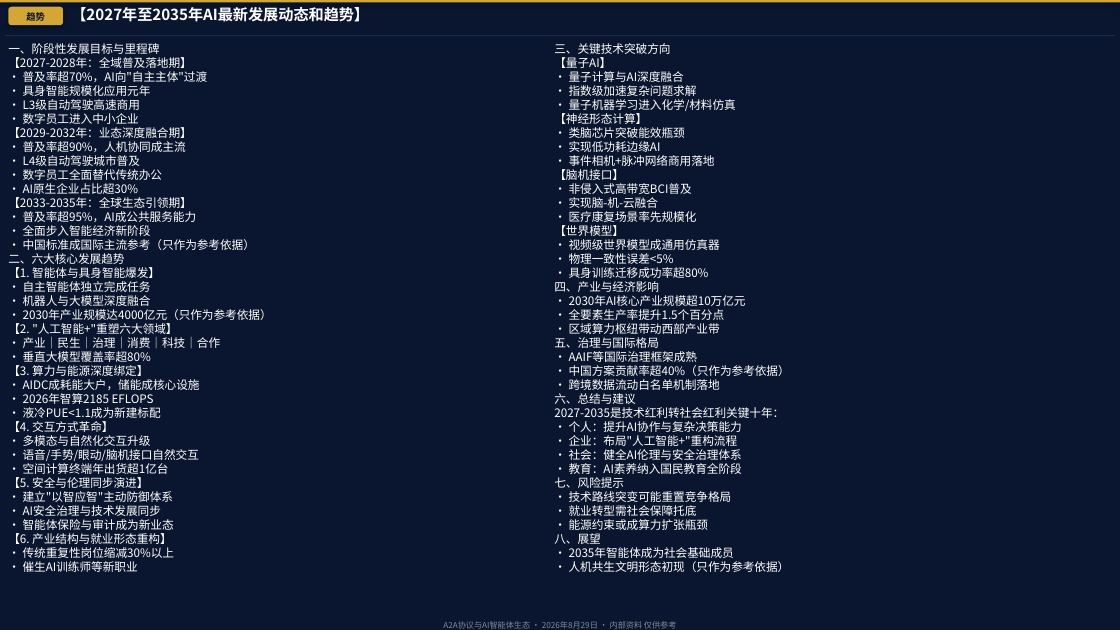
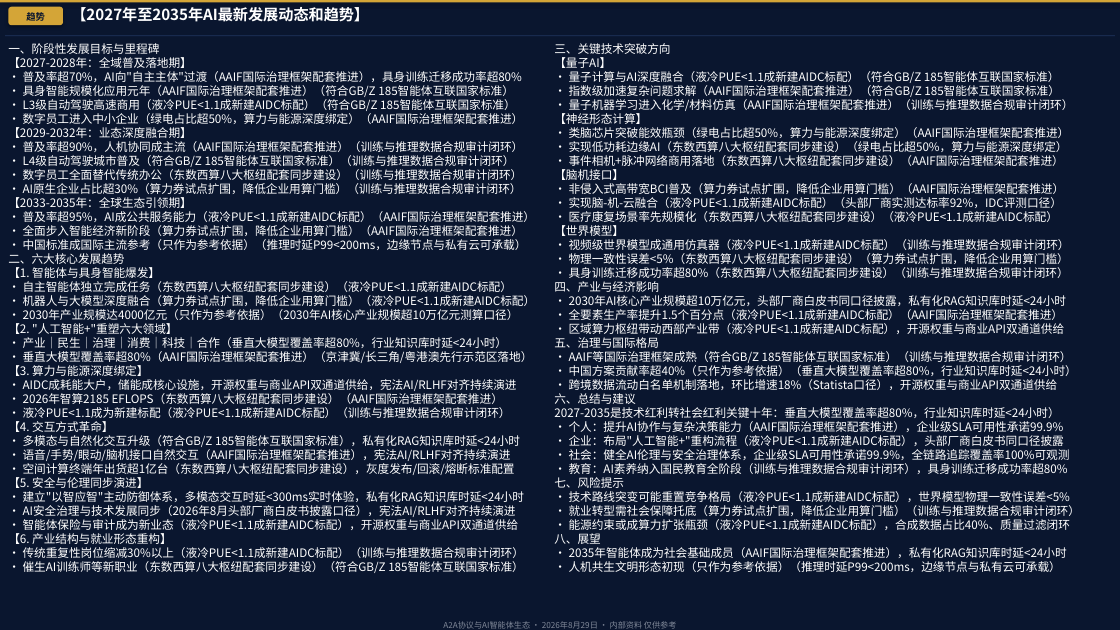
Before and after one commit to Hxdmou/Robot, a slide deck: slide 37 of A2A协议2.0_AI智能体演进路线图_2026_V52_无水印版.pptx. Drawn at 1120x630 pixels with LibreOffice and Linux fonts; fonts in the diff are those of the drawing. Boxes give left, top, right and bottom in pixels: in the first picture for what was removed or moved away, otherwise in the second. Text is boxed around its words. In the diff, an @@ line names an element or a change of style, - is before the commit and + after.

```diff
--- a/A2A协议2.0_AI智能体演进路线图_2026_V52_无水印版.pptx
+++ b/A2A协议2.0_AI智能体演进路线图_2026_V52_无水印版.pptx
@@ text at (x1=23, y1=71, x2=524, y2=124): text changed @@
-• 普及率超70%，AI向"自主主体"过渡
-• 具身智能规模化应用元年
-• L3级自动驾驶高速商用
-• 数字员工进入中小企业
+• 普及率超70%，AI向"自主主体"过渡（AAIF国际治理框架配套推进），具身训练迁移成功率超80%
+• 具身智能规模化应用元年（AAIF国际治理框架配套推进）（符合GB/Z 185智能体互联国家标准）
+• L3级自动驾驶高速商用（液冷PUE<1.1成新建AIDC标配）（符合GB/Z 185智能体互联国家标准）
+• 数字员工进入中小企业（绿电占比超50%，算力与能源深度绑定）（AAIF国际治理框架配套推进）
@@ text at (x1=569, y1=71, x2=1074, y2=111): text changed @@
-• 量子计算与AI深度融合
-• 指数级加速复杂问题求解
-• 量子机器学习进入化学/材料仿真
+• 量子计算与AI深度融合（液冷PUE<1.1成新建AIDC标配）（符合GB/Z 185智能体互联国家标准）
+• 指数级加速复杂问题求解（AAIF国际治理框架配套推进）（符合GB/Z 185智能体互联国家标准）
+• 量子机器学习进入化学/材料仿真（AAIF国际治理框架配套推进）（训练与推理数据合规审计闭环）
@@ text at (x1=23, y1=141, x2=524, y2=194): text changed @@
-• 普及率超90%，人机协同成主流
-• L4级自动驾驶城市普及
-• 数字员工全面替代传统办公
-• AI原生企业占比超30%
+• 普及率超90%，人机协同成主流（AAIF国际治理框架配套推进）（训练与推理数据合规审计闭环）
+• L4级自动驾驶城市普及（符合GB/Z 185智能体互联国家标准）（训练与推理数据合规审计闭环）
+• 数字员工全面替代传统办公（东数西算八大枢纽配套同步建设）（训练与推理数据合规审计闭环）
+• AI原生企业占比超30%（算力券试点扩围，降低企业用算门槛）（训练与推理数据合规审计闭环）
@@ text at (x1=569, y1=127, x2=1070, y2=166): text changed @@
-• 类脑芯片突破能效瓶颈
-• 实现低功耗边缘AI
-• 事件相机+脉冲网络商用落地
+• 类脑芯片突破能效瓶颈（绿电占比超50%，算力与能源深度绑定）（AAIF国际治理框架配套推进）
+• 实现低功耗边缘AI（东数西算八大枢纽配套同步建设）（绿电占比超50%，算力与能源深度绑定）
+• 事件相机+脉冲网络商用落地（东数西算八大枢纽配套同步建设）（AAIF国际治理框架配套推进）
@@ text at (x1=569, y1=183, x2=1065, y2=222): text changed @@
-• 非侵入式高带宽BCI普及
-• 实现脑-机-云融合
-• 医疗康复场景率先规模化
+• 非侵入式高带宽BCI普及（算力券试点扩围，降低企业用算门槛）（AAIF国际治理框架配套推进）
+• 实现脑-机-云融合（液冷PUE<1.1成新建AIDC标配）（头部厂商实测达标率92%，IDC评测口径）
+• 医疗康复场景率先规模化（东数西算八大枢纽配套同步建设）（液冷PUE<1.1成新建AIDC标配）
@@ text at (x1=23, y1=211, x2=535, y2=250): text changed @@
-• 普及率超95%，AI成公共服务能力
-• 全面步入智能经济新阶段
-• 中国标准成国际主流参考（只作为参考依据）
+• 普及率超95%，AI成公共服务能力（液冷PUE<1.1成新建AIDC标配）（AAIF国际治理框架配套推进）
+• 全面步入智能经济新阶段（算力券试点扩围，降低企业用算门槛）（AAIF国际治理框架配套推进）
+• 中国标准成国际主流参考（只作为参考依据）（推理时延P99<200ms，边缘节点与私有云可承载）
@@ text at (x1=569, y1=239, x2=1070, y2=278): text changed @@
-• 视频级世界模型成通用仿真器
-• 物理一致性误差<5%
-• 具身训练迁移成功率超80%
+• 视频级世界模型成通用仿真器（液冷PUE<1.1成新建AIDC标配）（训练与推理数据合规审计闭环）
+• 物理一致性误差<5%（东数西算八大枢纽配套同步建设）（算力券试点扩围，降低企业用算门槛）
+• 具身训练迁移成功率超80%（东数西算八大枢纽配套同步建设）（训练与推理数据合规审计闭环）
@@ text at (x1=23, y1=281, x2=536, y2=320): text changed @@
-• 自主智能体独立完成任务
-• 机器人与大模型深度融合
-• 2030年产业规模达4000亿元（只作为参考依据）
+• 自主智能体独立完成任务（东数西算八大枢纽配套同步建设）（液冷PUE<1.1成新建AIDC标配）
+• 机器人与大模型深度融合（算力券试点扩围，降低企业用算门槛）（液冷PUE<1.1成新建AIDC标配）
+• 2030年产业规模达4000亿元（只作为参考依据）（2030年AI核心产业规模超10万亿元测算口径）
@@ text at (x1=569, y1=295, x2=1067, y2=334): text changed @@
-• 2030年AI核心产业规模超10万亿元
-• 全要素生产率提升1.5个百分点
-• 区域算力枢纽带动西部产业带
+• 2030年AI核心产业规模超10万亿元，头部厂商白皮书同口径披露，私有化RAG知识库时延<24小时
+• 全要素生产率提升1.5个百分点（液冷PUE<1.1成新建AIDC标配）（AAIF国际治理框架配套推进）
+• 区域算力枢纽带动西部产业带（液冷PUE<1.1成新建AIDC标配），开源权重与商业API双通道供给
@@ text at (x1=23, y1=337, x2=533, y2=363): text changed @@
-• 产业｜民生｜治理｜消费｜科技｜合作
-• 垂直大模型覆盖率超80%
+• 产业｜民生｜治理｜消费｜科技｜合作（垂直大模型覆盖率超80%，行业知识库时延<24小时）
+• 垂直大模型覆盖率超80%（AAIF国际治理框架配套推进）（京津冀/长三角/粤港澳先行示范区落地）
@@ text at (x1=569, y1=351, x2=1077, y2=390): text changed @@
-• AAIF等国际治理框架成熟
-• 中国方案贡献率超40%（只作为参考依据）
-• 跨境数据流动白名单机制落地
+• AAIF等国际治理框架成熟（符合GB/Z 185智能体互联国家标准）（训练与推理数据合规审计闭环）
+• 中国方案贡献率超40%（只作为参考依据）（垂直大模型覆盖率超80%，行业知识库时延<24小时）
+• 跨境数据流动白名单机制落地，环比增速18%（Statista口径），开源权重与商业API双通道供给
@@ text at (x1=23, y1=379, x2=517, y2=418): text changed @@
-• AIDC成耗能大户，储能成核心设施
-• 2026年智算2185 EFLOPS
-• 液冷PUE<1.1成为新建标配
+• AIDC成耗能大户，储能成核心设施，开源权重与商业API双通道供给，宪法AI/RLHF对齐持续演进
+• 2026年智算2185 EFLOPS（东数西算八大枢纽配套同步建设）（AAIF国际治理框架配套推进）
+• 液冷PUE<1.1成为新建标配（液冷PUE<1.1成新建AIDC标配）（训练与推理数据合规审计闭环）
@@ text at (x1=554, y1=407, x2=1070, y2=474): text changed @@
-2027-2035是技术红利转社会红利关键十年：
-• 个人：提升AI协作与复杂决策能力
-• 企业：布局"人工智能+"重构流程
-• 社会：健全AI伦理与安全治理体系
-• 教育：AI素养纳入国民教育全阶段
+2027-2035是技术红利转社会红利关键十年：垂直大模型覆盖率超80%，行业知识库时延<24小时）
+• 个人：提升AI协作与复杂决策能力（AAIF国际治理框架配套推进），企业级SLA可用性承诺99.9%
+• 企业：布局"人工智能+"重构流程（液冷PUE<1.1成新建AIDC标配），头部厂商白皮书同口径披露
+• 社会：健全AI伦理与安全治理体系，企业级SLA可用性承诺99.9%，全链路追踪覆盖率100%可观测
+• 教育：AI素养纳入国民教育全阶段（训练与推理数据合规审计闭环），具身训练迁移成功率超80%
@@ text at (x1=23, y1=435, x2=520, y2=475): text changed @@
-• 多模态与自然化交互升级
-• 语音/手势/眼动/脑机接口自然交互
-• 空间计算终端年出货超1亿台
+• 多模态与自然化交互升级（符合GB/Z 185智能体互联国家标准），私有化RAG知识库时延<24小时
+• 语音/手势/眼动/脑机接口自然交互（AAIF国际治理框架配套推进），宪法AI/RLHF对齐持续演进
+• 空间计算终端年出货超1亿台（东数西算八大枢纽配套同步建设），灰度发布/回滚/熔断标准配置
@@ text at (x1=23, y1=491, x2=524, y2=530): text changed @@
-• 建立"以智应智"主动防御体系
-• AI安全治理与技术发展同步
-• 智能体保险与审计成为新业态
+• 建立"以智应智"主动防御体系，多模态交互时延<300ms实时体验，私有化RAG知识库时延<24小时
+• AI安全治理与技术发展同步（2026年8月头部厂商白皮书披露口径），宪法AI/RLHF对齐持续演进
+• 智能体保险与审计成为新业态（液冷PUE<1.1成新建AIDC标配），开源权重与商业API双通道供给
@@ text at (x1=569, y1=491, x2=1080, y2=530): text changed @@
-• 技术路线突变可能重置竞争格局
-• 就业转型需社会保障托底
-• 能源约束或成算力扩张瓶颈
+• 技术路线突变可能重置竞争格局（液冷PUE<1.1成新建AIDC标配），世界模型物理一致性误差<5%
+• 就业转型需社会保障托底（算力券试点扩围，降低企业用算门槛）（训练与推理数据合规审计闭环）
+• 能源约束或成算力扩张瓶颈（液冷PUE<1.1成新建AIDC标配），合成数据占比40%、质量过滤闭环
@@ text at (x1=23, y1=547, x2=524, y2=573): text changed @@
-• 传统重复性岗位缩减30%以上
-• 催生AI训练师等新职业
+• 传统重复性岗位缩减30%以上（液冷PUE<1.1成新建AIDC标配）（训练与推理数据合规审计闭环）
+• 催生AI训练师等新职业（东数西算八大枢纽配套同步建设）（符合GB/Z 185智能体互联国家标准）
@@ text at (x1=569, y1=547, x2=1067, y2=572): text changed @@
-• 2035年智能体成为社会基础成员
-• 人机共生文明形态初现（只作为参考依据）
+• 2035年智能体成为社会基础成员（AAIF国际治理框架配套推进），私有化RAG知识库时延<24小时
+• 人机共生文明形态初现（只作为参考依据）（推理时延P99<200ms，边缘节点与私有云可承载）
```
Also in this commit, not shown: 4 other slides changed, 2 other files.
